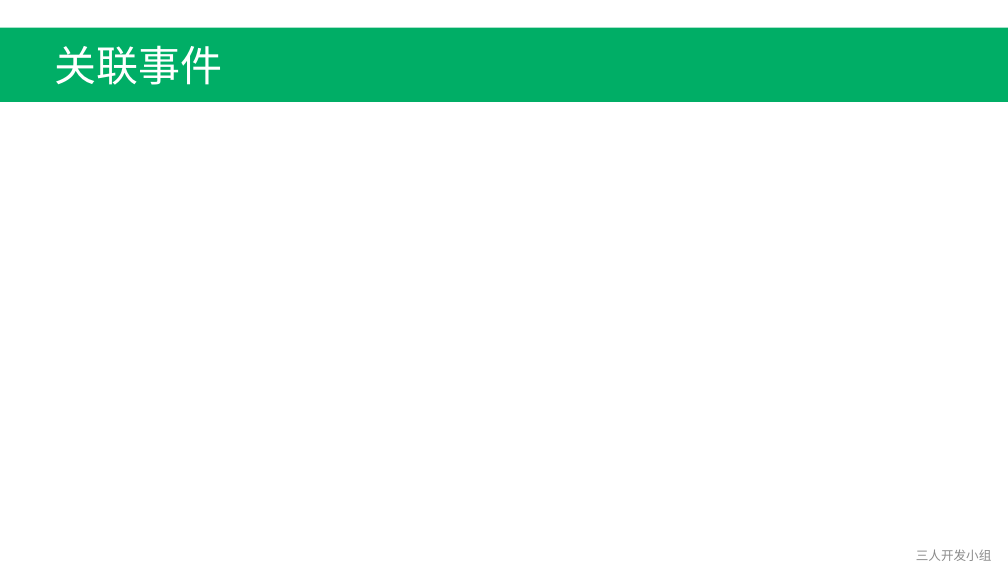
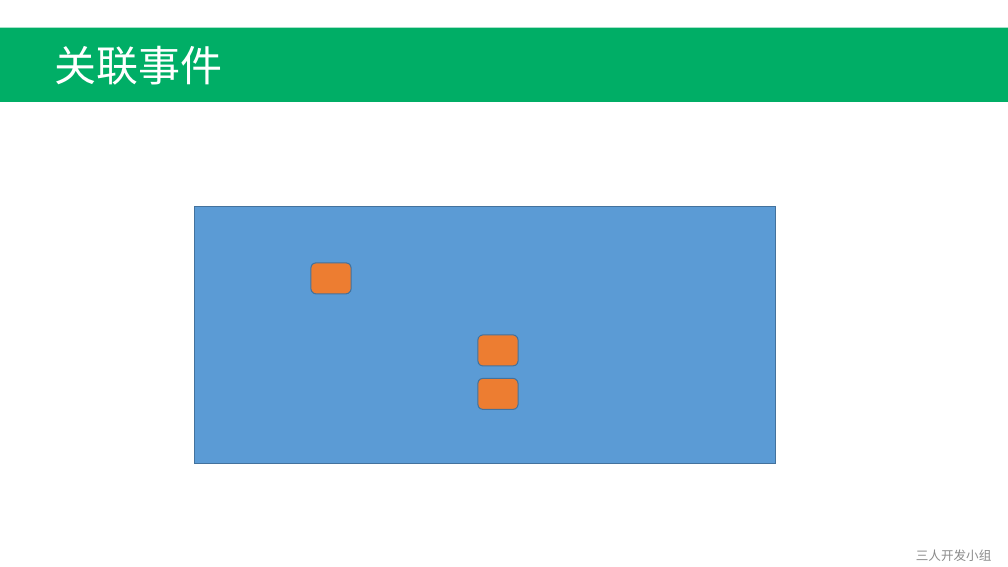
Before and after one commit to Fordebt/Give-me-my-money, a slide deck: slide 7 of 关卡1-沈永良.pptx (slide 5 before the commit). Drawn at 1008x567 pixels with LibreOffice and Linux fonts; fonts in the diff are those of the drawing. Boxes give left, top, right and bottom in pixels: in the first picture for what was removed or moved away, otherwise in the second. Text is boxed around its words. In the diff, an @@ line names an element or a change of style, - is before the commit and + after.

```diff
--- a/关卡1-沈永良.pptx
+++ b/关卡1-沈永良.pptx
@@ rectangle added at [194,206,776,464], fill #5B9BD5, outline #43739E 1 pt @@
@@ rounded rectangle added at [311,263,351,294], fill #ED7D31, outline #43739E 1 pt @@
@@ rounded rectangle added at [478,335,518,366], fill #ED7D31, outline #43739E 1 pt @@
@@ rounded rectangle added at [478,379,518,410], fill #ED7D31, outline #43739E 1 pt @@
```
Also in this commit, not shown: 1 other slide changed, 1 slide added, 9 other files.
